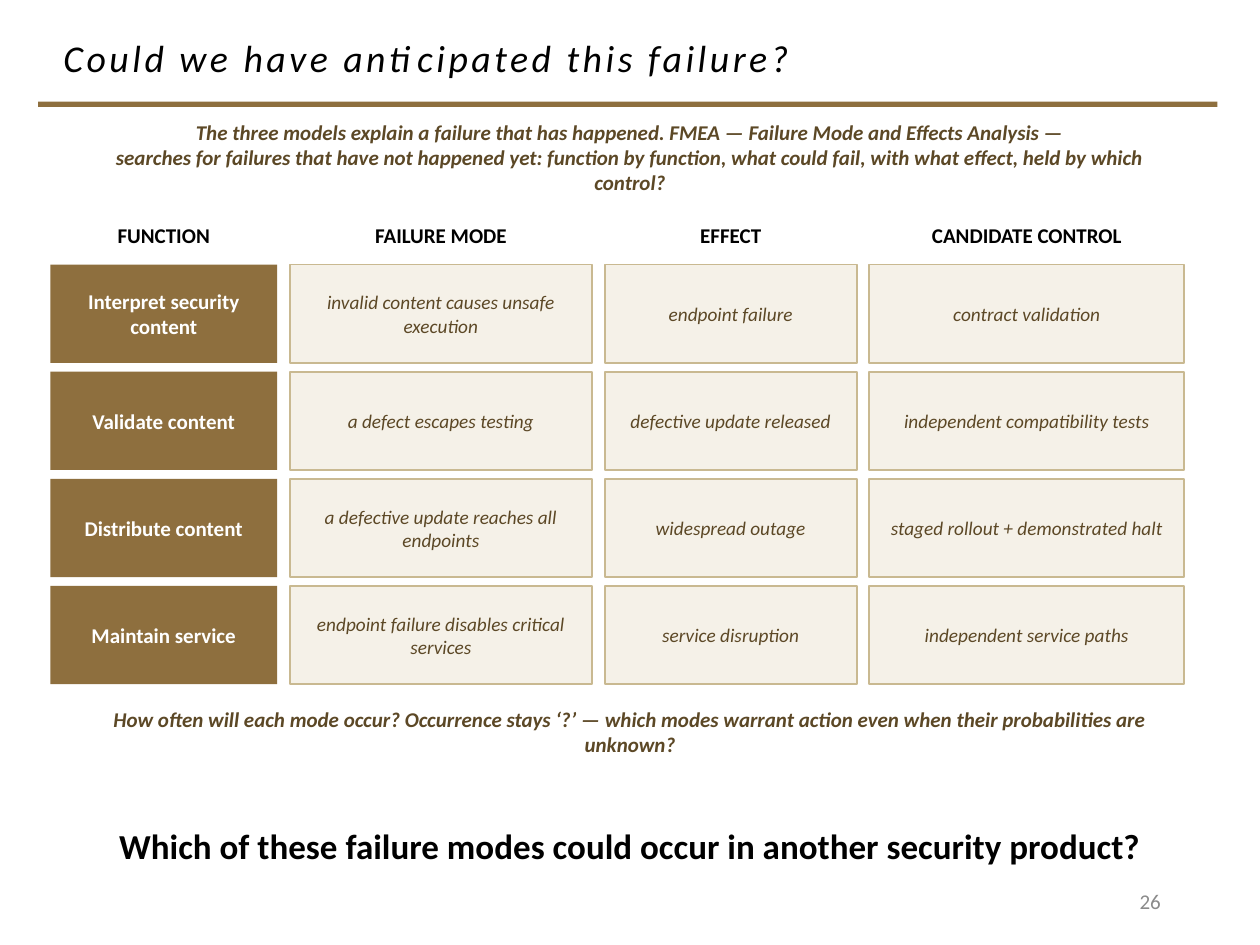
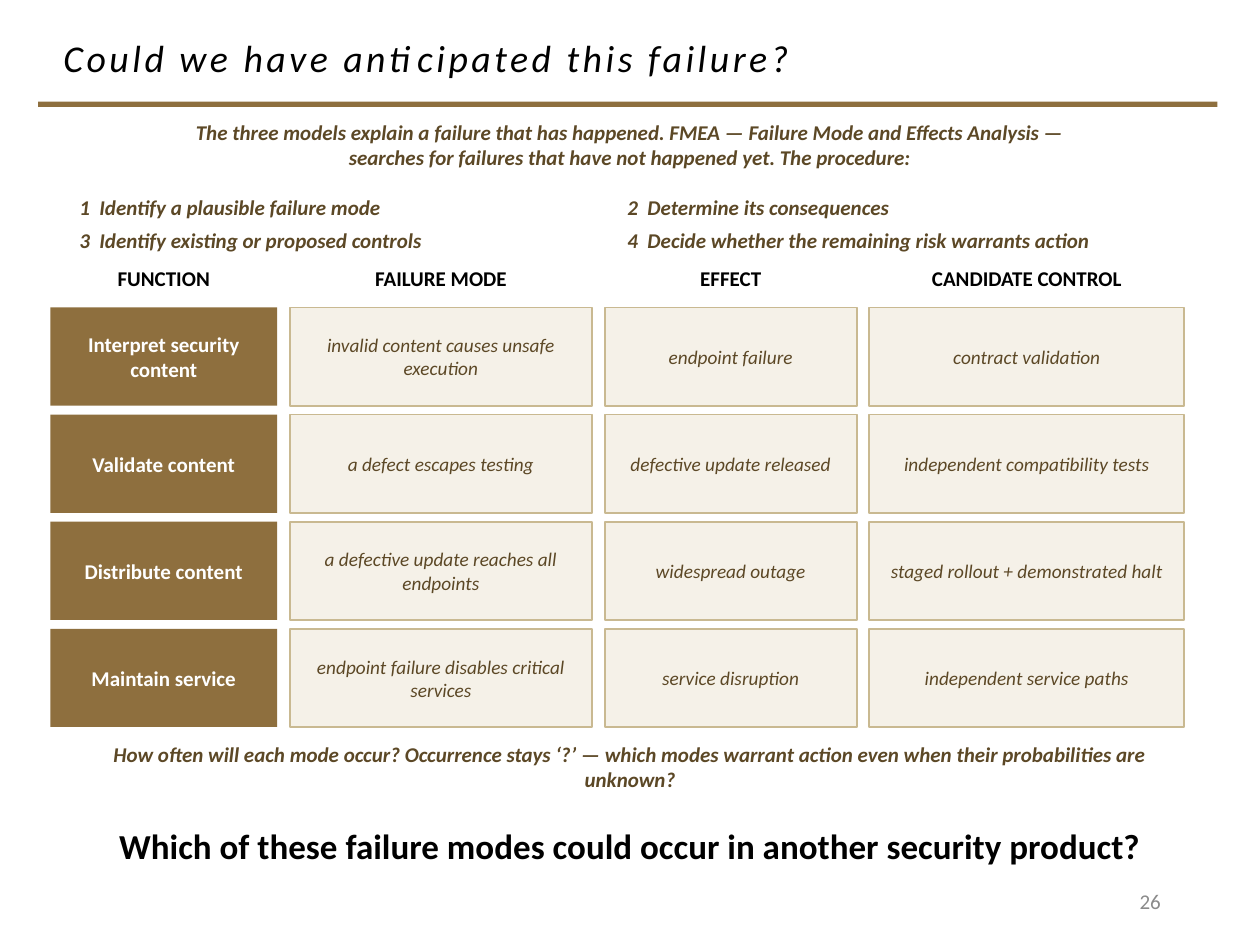
Before and after one commit to davisjam/model-based-agentic-software-engineering, a slide deck: slide 26 of book/_design/2-4-redux-build/2-4-redux-WIP.pptx. Drawn at 1260x945 pixels with LibreOffice and Linux fonts; fonts in the diff are those of the drawing; background and template pictures are left out. Boxes give left, top, right and bottom in pixels: in the first picture for what was removed or moved away, otherwise in the second. Text is boxed around its words. In the diff, an @@ line names an element or a change of style, - is before the commit and + after.

```diff
--- a/book/_design/2-4-redux-build/2-4-redux-WIP.pptx
+++ b/book/_design/2-4-redux-build/2-4-redux-WIP.pptx
@@ text at bbox=[349, 150, 910, 169]: text changed @@
-searches for failures that have not happened yet: function by function, what could fail, with what effect, held by which control?
+searches for failures that have not happened yet. The procedure:
@@ text added at bbox=[79, 200, 380, 219], 12 pt, text #5C4826, bold, italic @@
+1 Identify a plausible failure mode
@@ text added at bbox=[627, 200, 889, 219], 12 pt, text #5C4826, bold, italic @@
+2 Determine its consequences
@@ text added at bbox=[79, 233, 422, 252], 12 pt, text #5C4826, bold, italic @@
+3 Identify existing or proposed controls
@@ text added at bbox=[627, 233, 1089, 252], 12 pt, text #5C4826, bold, italic @@
+4 Decide whether the remaining risk warrants action
@@ 4 rectangles: place and size @@
-4 rectangles at bbox=[50, 265, 1184, 363]
+4 rectangles at bbox=[50, 307, 1184, 406]
@@ 12 rectangles, 4 texts: place and size @@
-12 rectangles, 4 texts at bbox=[50, 229, 1184, 684]
+12 rectangles, 4 texts at bbox=[50, 272, 1184, 727]
@@ text "How often will each mode ...": place and size @@
-text "How often will each mode ..." at bbox=[113, 712, 1145, 752]
+text "How often will each mode ..." at bbox=[113, 747, 1145, 787]
```
Also in this commit, not shown: 4 other slides changed, 3 other files.
